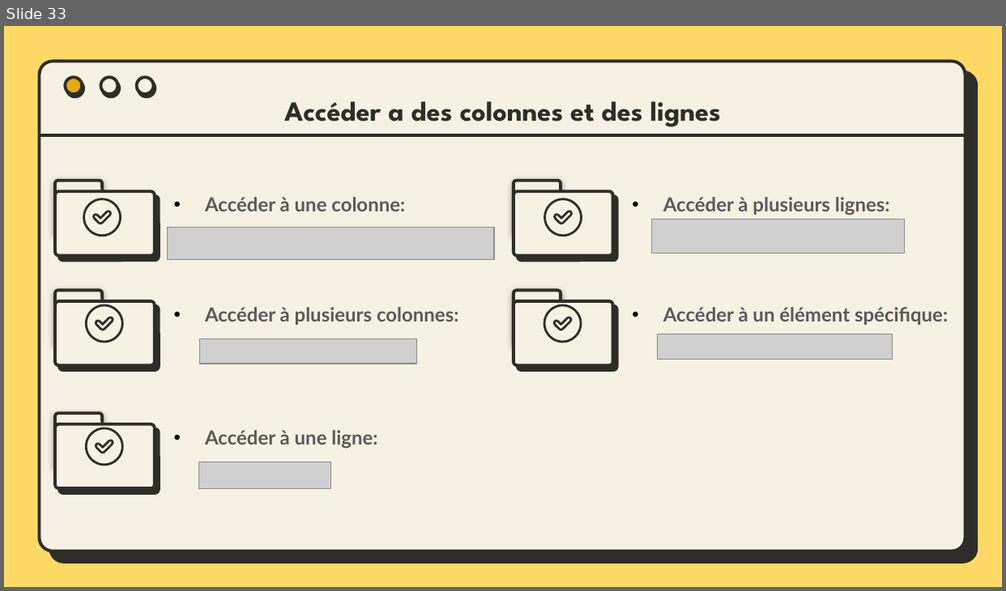
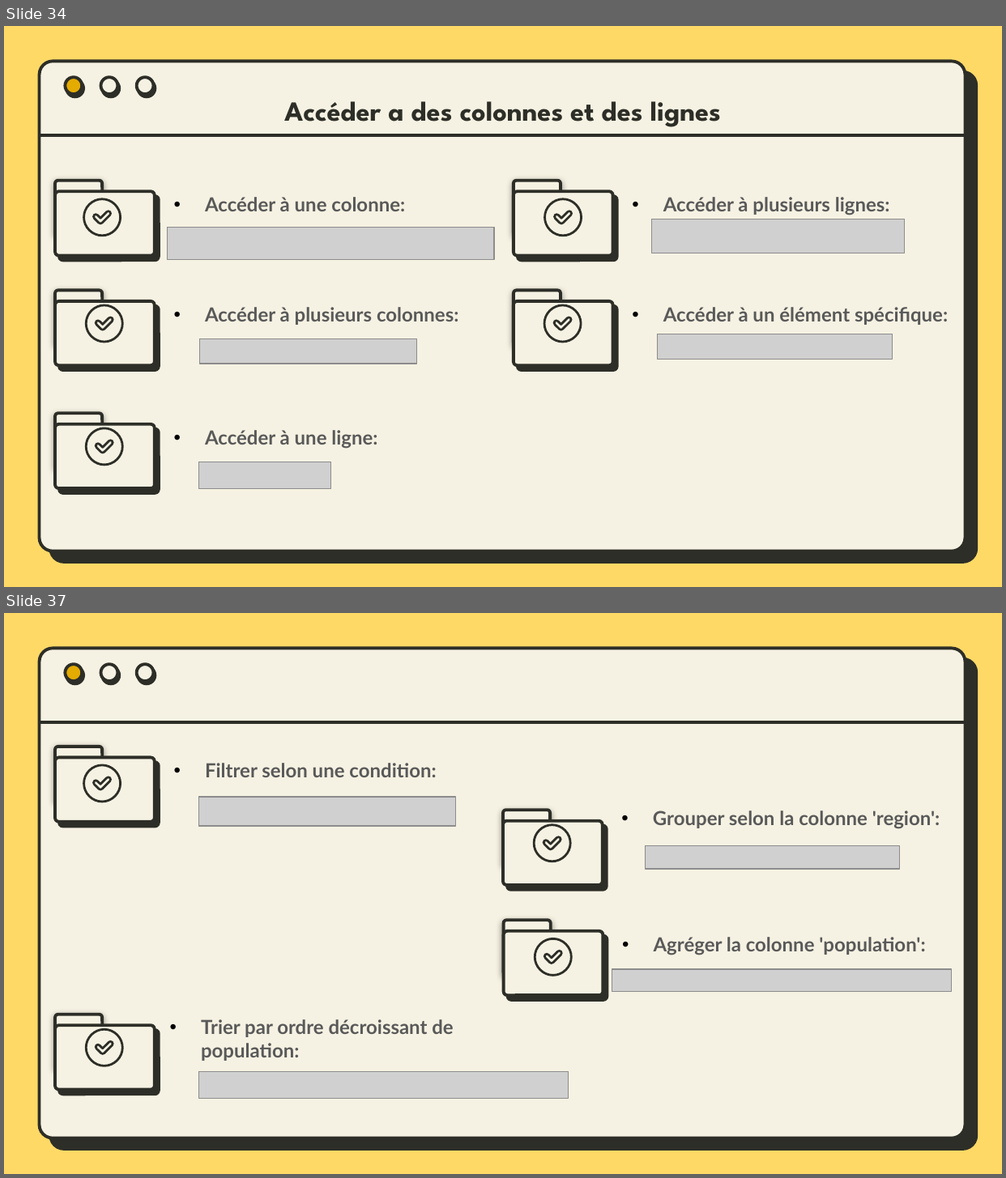
Before and after one commit to bydevmar/Master_MASD_FPO, a slide deck: SEMESTER 1/Modélisation avec Python/M- Pandas/Presentation/Pandas.pptx. Shown one above the other, each under a label of ours: slide 33 before the commit, slides 34 and 37 after it; the slides between them are not shown. The pictures are 1006x591 and 1006x1178 pixels, drawn with LibreOffice and Linux fonts; fonts in the diff are those of the drawing; grey boxes stand for pictures. Boxes give left, top, right and bottom in pixels: in the first picture for what was removed or moved away, otherwise in the second. Text is boxed around its words. In the diff, an @@ line names an element or a change of style, - is before the commit and + after.

```diff
--- a/SEMESTER 1/Modélisation avec Python/M- Pandas/Presentation/Pandas.pptx
+++ b/SEMESTER 1/Modélisation avec Python/M- Pandas/Presentation/Pandas.pptx
@@ slide 37 added at bbox=[4, 613, 1002, 1174], background #FFD966; not listed: 5 template elements that a slide beside it also shows @@
@@ rounded rectangle added at bbox=[55, 747, 102, 802], fill #F6F2E3, outline #2D2E27 2.25 pt @@
@@ rounded rectangle added at bbox=[55, 758, 155, 821], fill #F6F2E3, outline #2D2E27 2.25 pt @@
@@ freeform shape added at bbox=[83, 764, 121, 803], fill #2D2E27 @@
@@ freeform shape added at bbox=[91, 777, 112, 792], fill #2D2E27 @@
@@ text added at bbox=[205, 763, 436, 777], 14 pt, text #595959, bold @@
+    • Filtrer selon une condition:
@@ picture added at bbox=[198, 797, 455, 825] @@
@@ rounded rectangle added at bbox=[503, 810, 550, 864], fill #F6F2E3, outline #2D2E27 2.25 pt @@
@@ rounded rectangle added at bbox=[503, 820, 603, 884], fill #F6F2E3, outline #2D2E27 2.25 pt @@
@@ freeform shape added at bbox=[533, 824, 572, 862], fill #2D2E27 @@
@@ text added at bbox=[653, 811, 940, 829], 14 pt, text #595959, bold @@
+    • Grouper selon la colonne 'region':
@@ freeform shape added at bbox=[542, 836, 562, 850], fill #2D2E27 @@
@@ picture added at bbox=[645, 846, 899, 870] @@
@@ rounded rectangle added at bbox=[504, 920, 551, 975], fill #F6F2E3, outline #2D2E27 2.25 pt @@
@@ rounded rectangle added at bbox=[504, 931, 603, 995], fill #F6F2E3, outline #2D2E27 2.25 pt @@
@@ freeform shape added at bbox=[534, 939, 573, 977], fill #2D2E27 @@
@@ freeform shape added at bbox=[543, 950, 563, 965], fill #2D2E27 @@
@@ text added at bbox=[654, 937, 925, 956], 14 pt, text #595959, bold @@
+    • Agréger la colonne 'population':
@@ picture added at bbox=[612, 969, 951, 991] @@
@@ rounded rectangle added at bbox=[55, 1014, 102, 1069], fill #F6F2E3, outline #2D2E27 2.25 pt @@
@@ rounded rectangle added at bbox=[55, 1025, 155, 1089], fill #F6F2E3, outline #2D2E27 2.25 pt @@
@@ text added at bbox=[201, 1020, 453, 1061], 14 pt, text #595959, bold @@
+    • Trier par ordre décroissant de population:
@@ freeform shape added at bbox=[85, 1029, 124, 1067], fill #2D2E27 @@
@@ freeform shape added at bbox=[94, 1040, 114, 1055], fill #2D2E27 @@
@@ picture added at bbox=[198, 1072, 568, 1099] @@
@@ what was slide 33 is now slide 34 @@
```
Also in this commit, not shown: 5 other slides added, 1 other file.
